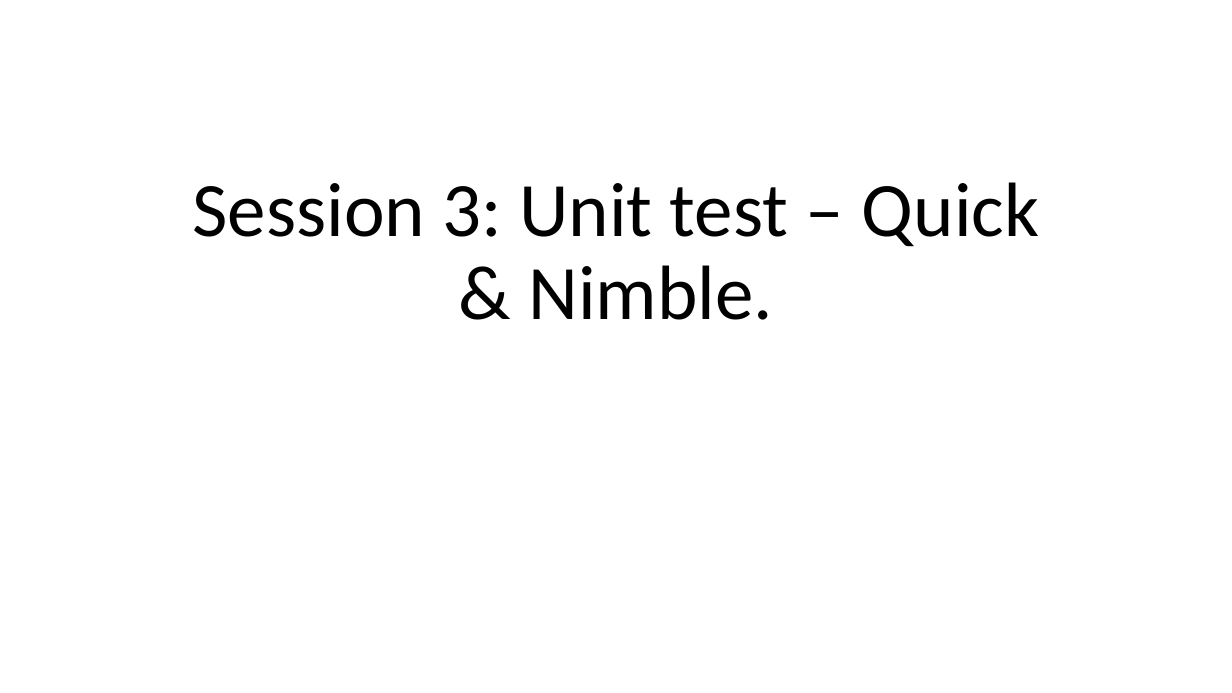
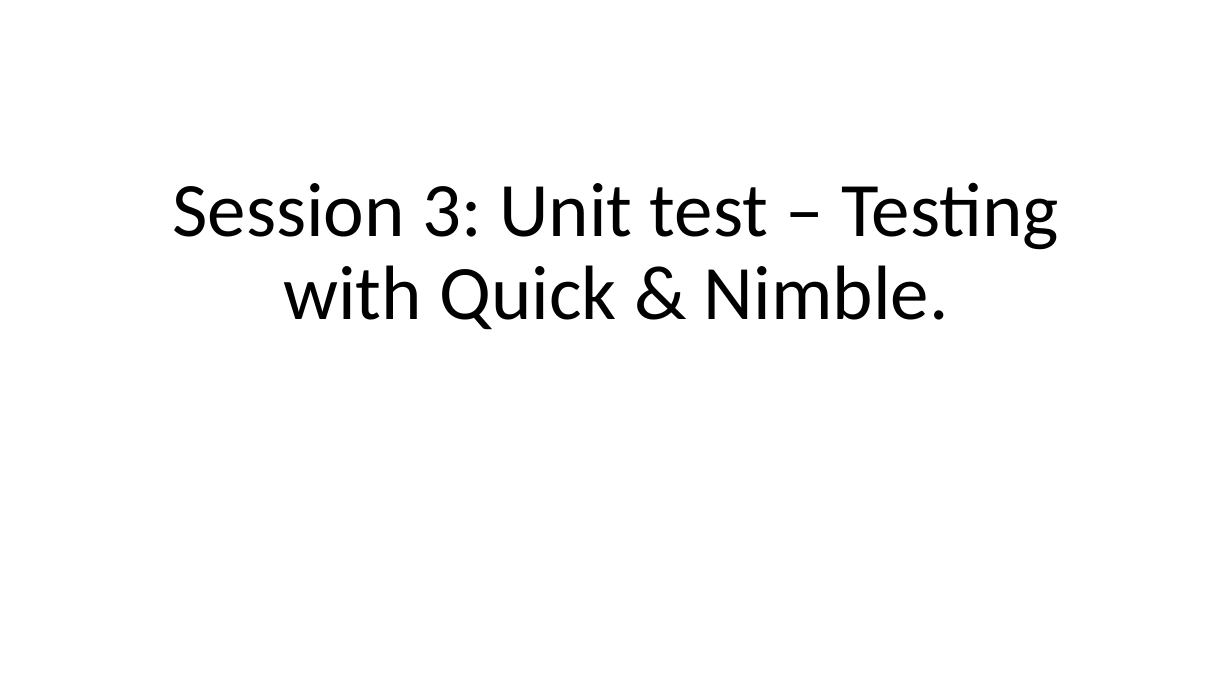
Before and after one commit to vfa-cancc/simpleapp, a slide deck: slide 11 of document/VFA-iOS-testing.pptx. Drawn at 1232x693 pixels with LibreOffice and Linux fonts; fonts in the diff are those of the drawing. Boxes give left, top, right and bottom in pixels: in the first picture for what was removed or moved away, otherwise in the second. Text is boxed around its words. In the diff, an @@ line names an element or a change of style, - is before the commit and + after.

```diff
--- a/document/VFA-iOS-testing.pptx
+++ b/document/VFA-iOS-testing.pptx
@@ title at (172,182,1059,330): text changed @@
-Session 3: Unit test – Quick & Nimble.
+Session 3: Unit test – Testing with Quick & Nimble.
```
Also in this commit, not shown: 4 other slides changed, 3 slides added, 1 slide removed.
